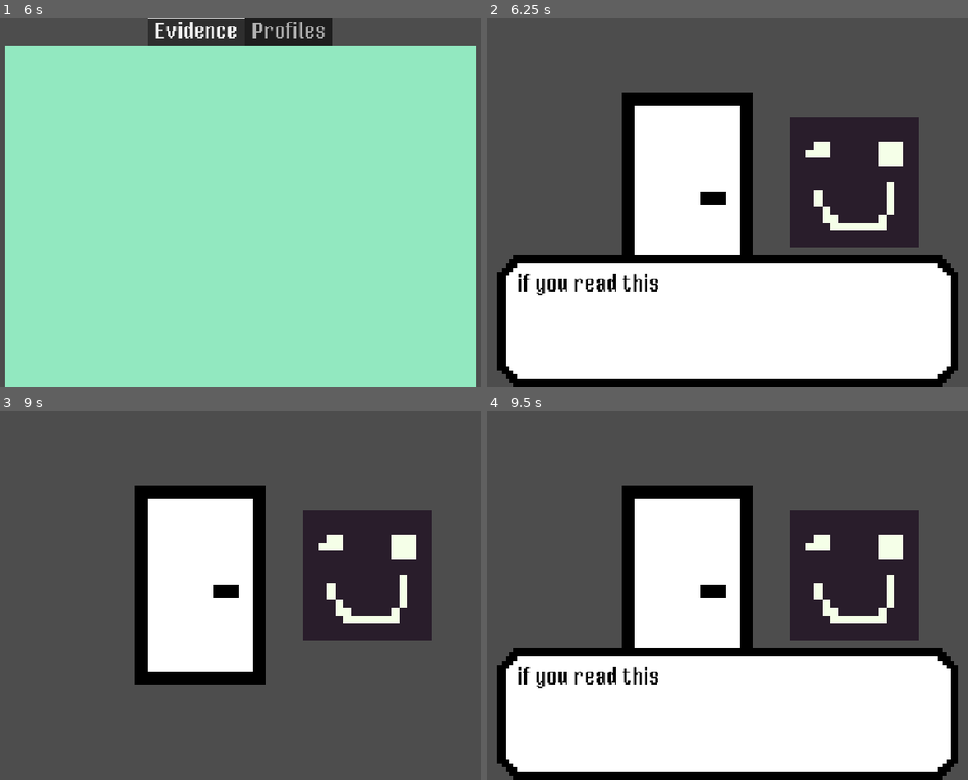
Above: before the commit, frames 1-4 (two rows, left to right).
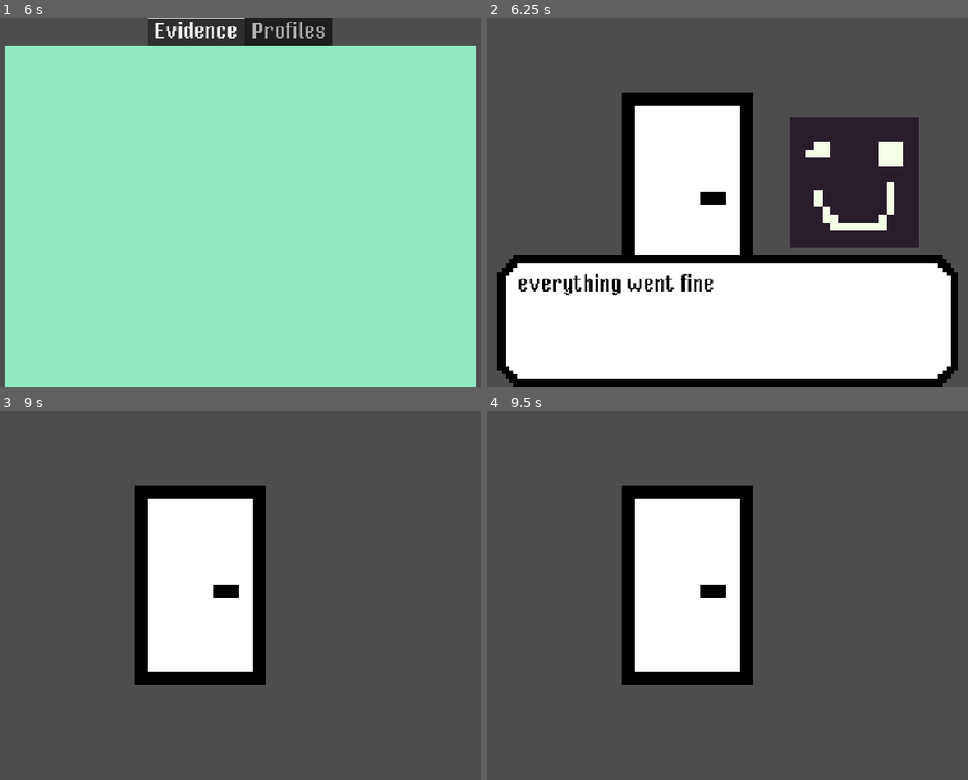
Above: after the commit, the same moments.

Repository: madebyrivaan/Mr.-Pumpkin-s-Murder-Case
Game: Godot game, scene res://scenes/rooms/main_hall.tscn
The game is run twice, just before and just after one commit, with the same random seed, the same clock (stepped at 60 frames per second) and the same inputs.
Inputs (mouse positions are in pixels of both pictures, inside the frame that each line leads up to):
- Up to frame 1 (6 s): click (177, 195) at 0.5 s; click (177, 195) at 1.25 s; click (177, 195) at 2 s; tap Enter (ui_accept) at 2.75, 2.85, 3.02, 3.32, 5.75 s; move the mouse to (384, 184) at 2.77 s; click (365, 184) at 3.5 s; click (365, 184) at 4.25 s; click (365, 184) at 5 s; move the mouse to (110, 220) at 5.77 s; click (110, 220) at 5.85 s
- Up to frame 2 (6.25 s): tap Enter (ui_accept) at 6.02, 6.05 s
- Up to frame 3 (9 s): tap Enter (ui_accept) at 6.32, 6.6, 7.25, 7.52, 7.55, 7.82, 8.1, 8.27, 8.57 s; move the mouse to (307, 514) at 6.52 s; move the mouse to (206, 669) at 7.27 s; click (206, 669) at 7.35 s; move the mouse to (437, 650) at 8.02 s; move the mouse to (43, 540) at 8.77 s; click (43, 540) at 8.85 s
- Up to frame 4 (9.5 s): tap Enter (ui_accept) at 9.02, 9.05, 9.32 s

Frame 1 is identical in both runs. In frame 2, 0.9% of the frame differs, in the area x 6-48%, y 69-76%; in frame 3, 9.5%; in frame 4, 42%, in the area x 2-98%, y 26-100%.

Commit message:
fixed the issue

Diff:
--- a/scenes/notebook.tscn
+++ b/scenes/notebook.tscn
@@ -6,6 +6,7 @@
 [ext_resource type="PackedScene" uid="uid://cjtmeonqkvdak" path="res://scenes/evidence_button.tscn" id="4_djd1h"]
 
 [node name="NotebookLayer" type="CanvasLayer" unique_id=563192354]
+process_mode = 3
 script = ExtResource("1_6ub6w")
 
 [node name="Notebook" type="TabContainer" parent="." unique_id=1704977329]
--- a/scripts/click.gd
+++ b/scripts/click.gd
@@ -8,7 +8,7 @@
 # Called when the node enters the scene tree for the first time.
 
 func _ready() -> void:
-	set_process_input(false)
+	pass
 
 
 # Called every frame. 'delta' is the elapsed time since the previous frame.
@@ -39,3 +39,5 @@
 	DialogueHandler.Instance.load_dialogue(flavor_text)
 	DialogueHandler.Instance.current_text = flavor_text[0]
 	Notebook.add_evidence(name)
+	await DialogueHandler.Instance.done
+	queue_free()
--- a/scripts/evidence_button.gd
+++ b/scripts/evidence_button.gd
@@ -24,8 +24,10 @@
 
 func match_evidence(evidence_name : String) -> void:
 	if evidence_name not in evidence_matcher.keys() : return
-	if evidence_name in found_evidence : return
+	elif evidence_name in found_evidence : return
 	texture_normal = load(evidence_matcher[evidence_name][0])
 	show()
 	found_evidence.append(evidence_name)
 	Notebook.evidence_counter += 1
+	print(evidence_name)
+	print(found_evidence)
--- a/scripts/game.gd
+++ b/scripts/game.gd
@@ -5,7 +5,7 @@
 signal next_line_prompted
 var reading_dialogue: bool
 var current_text : String
-
+signal done
 var counter : int = 0
 # Called when the node enters the scene tree for the first time.
 func _ready() -> void:
@@ -35,3 +35,4 @@
 		counter += 1
 		await next_line_prompted
 	reading_dialogue = false
+	done.emit()
--- a/scripts/notebook.gd
+++ b/scripts/notebook.gd
@@ -12,7 +12,9 @@
 # Called every frame. 'delta' is the elapsed time since the previous frame.
 func _process(delta: float) -> void:
 	if Input.is_action_just_pressed("ui_accept"):
+		get_tree().paused = !get_tree().paused
 		visible = !visible
+
 
 func add_evidence(evidence_name : String) -> void:
 	var new_evidence = evidence.get_child(evidence_counter)
